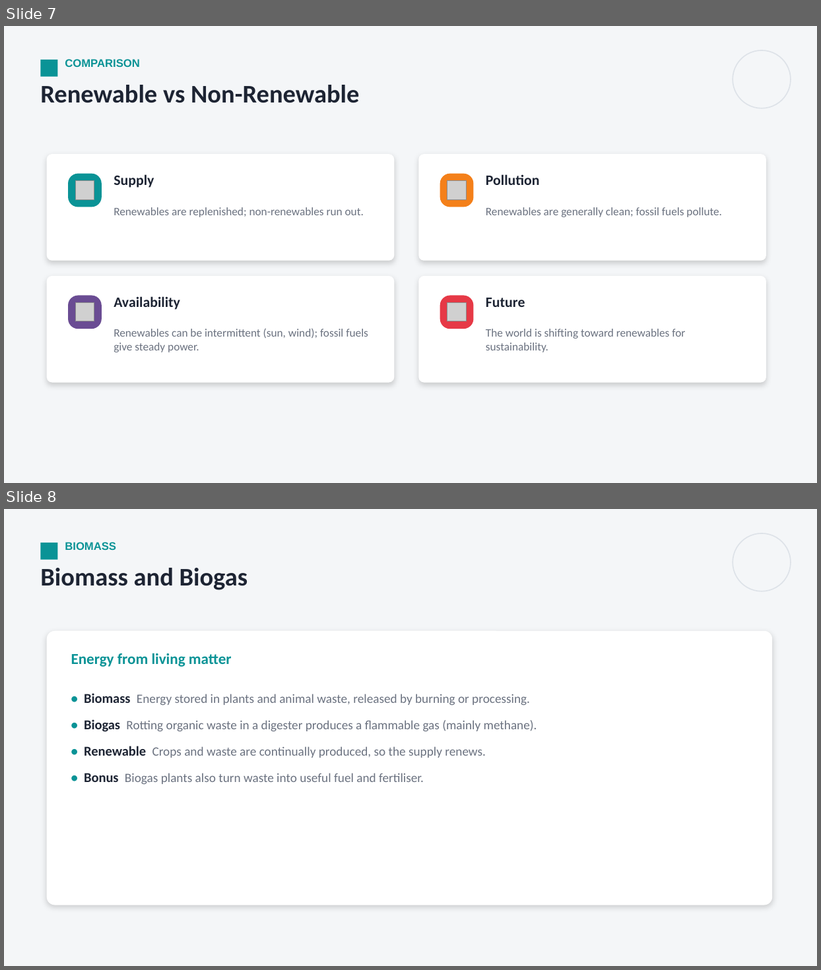
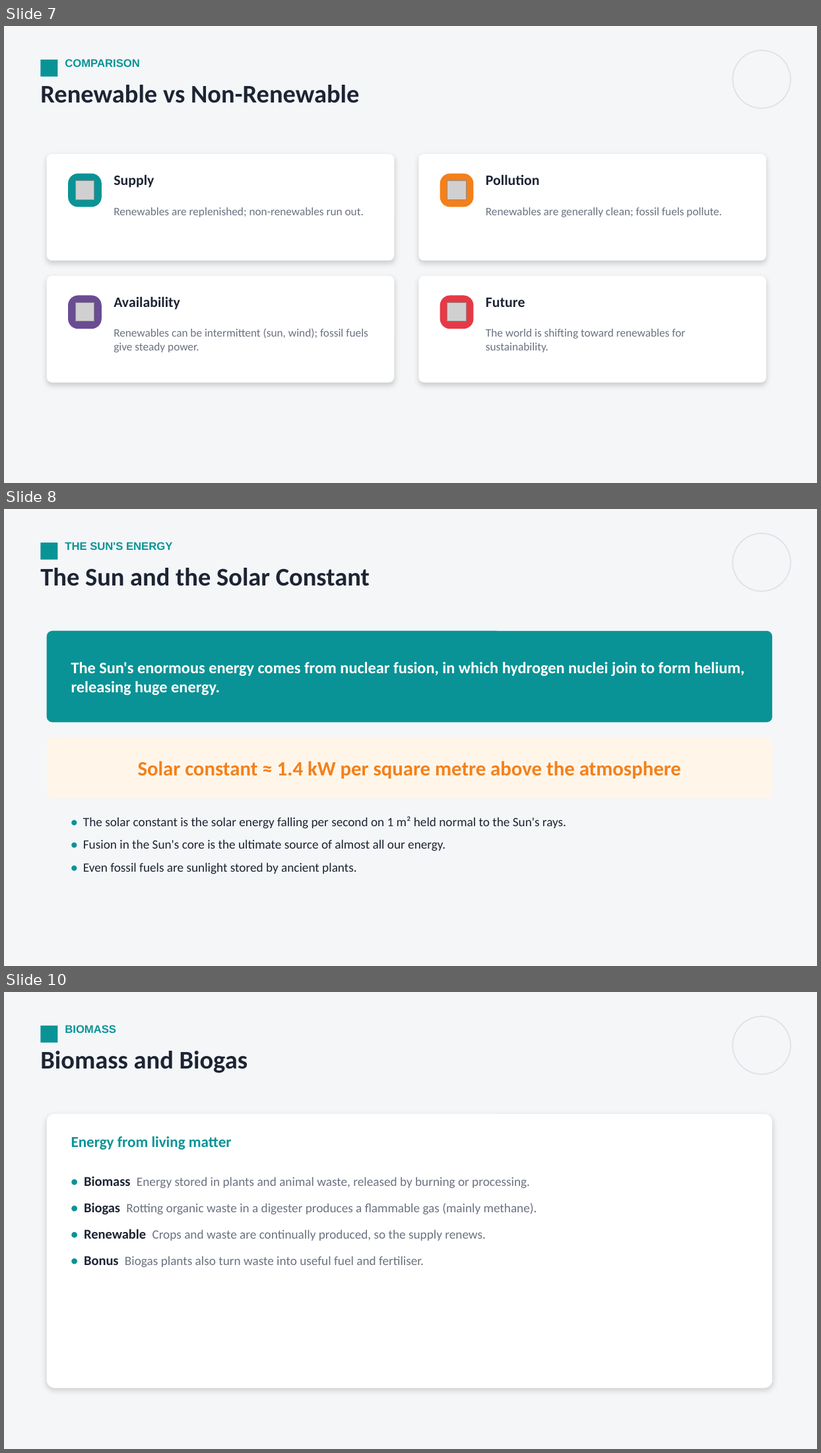
Before and after one commit to parmeshwars2911/MyFirstAR, a slide deck: ppt/Grade09/G9_S66_Heat_and_Energy_2.pptx. Shown one above the other, each under a label of ours: slides 7 and 8 before the commit, slides 7, 8 and 10 after it; the slides between them are not shown. The pictures are 821x970 and 821x1453 pixels, drawn with LibreOffice and Linux fonts; fonts in the diff are those of the drawing; grey boxes stand for pictures. Boxes give left, top, right and bottom in pixels: in the first picture for what was removed or moved away, otherwise in the second. Text is boxed around its words. In the diff, an @@ line names an element or a change of style, - is before the commit and + after.

```diff
--- a/ppt/Grade09/G9_S66_Heat_and_Energy_2.pptx
+++ b/ppt/Grade09/G9_S66_Heat_and_Energy_2.pptx
@@ slide 8 added at (4,509,817,966), background #F4F6F8 @@
@@ rectangle added at (40,543,57,560), fill #0A9396 @@
@@ text added at (65,542,172,550), 13 pt, text #0A9396, bold @@
+THE SUN'S ENERGY
@@ ellipse added at (733,533,791,591), outline #DDE2E8 1.25 pt @@
@@ text added at (40,568,370,586), 30 pt, text #1D2433, bold @@
+The Sun and the Solar Constant
@@ rounded rectangle added at (47,631,773,722), fill #0A9396 @@
@@ text added at (71,662,745,695), 19 pt, text #FFFFFF, bold @@
+The Sun's enormous energy comes from nuclear fusion, in which hydrogen nuclei join to form helium, releasing huge energy.
@@ rounded rectangle added at (47,738,773,799), fill #FFF6E9 @@
@@ text added at (138,761,681,779), 24 pt, text #F4801A, bold @@
+Solar constant ≈ 1.4 kW per square metre above the atmosphere
@@ text added at (83,817,566,875), 15 pt, text #1D2433 @@
+• The solar constant is the solar energy falling per second on 1 m² held normal to the Sun's rays.
+• Fusion in the Sun's core is the ultimate source of almost all our energy.
+• Even fossil fuels are sunlight stored by ancient plants.
@@ what was slide 8 is now slide 10 @@
```
Also in this commit, not shown: 1 other slide added, 3 other files.
